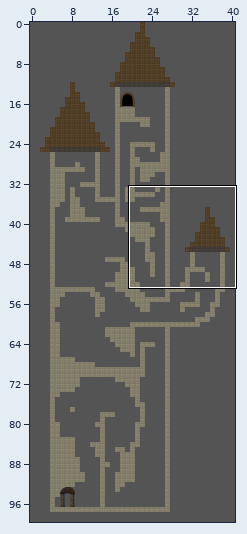
Tiled map, stored at res/level/ppuzzle04/ppuzzle04.tmx. Above, an overview of the earlier version with the close-up marked.
Close-up. Before:
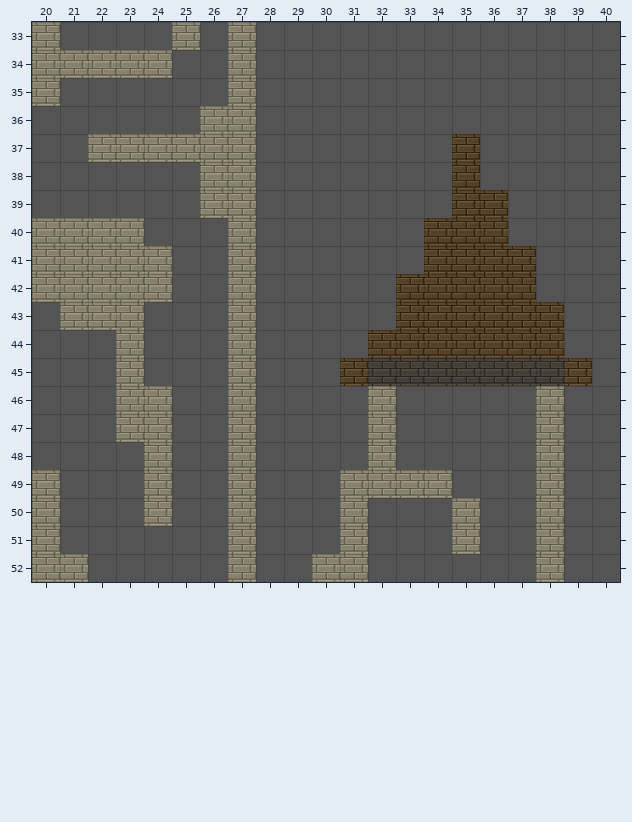
Cells are 50x50 px. Shown: x 20..40, y 33..52. The commit also changed other parts of the map, which this record leaves out.
Once edited:
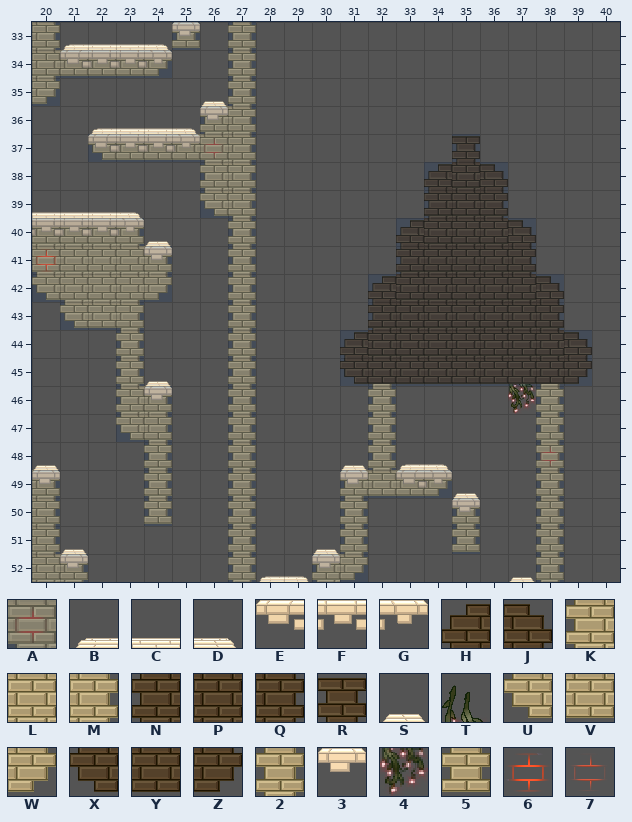
Key: from "tileset_level_ppuzzle04": A 0, B 3, C 4, D 5, E 31, F 32, G 33, H 62, J 64, K 87, L 88, M 89, N 90, P 91, Q 92, R 94, S 95, T 112, U 115, V 116, W 117, X 118, Y 119, Z 120, 2 121, 3 123, 4 140, 5 149, 6 151, 7 152.
_ is an empty cell, . an unchanged one.
Tiles of an added or newly shown layer are drawn over the layers below it.
See-through tiles are keyed as they look on the map.
Changes in this commit:
--- layer "BG 1" (added)
@@ x 20..39 @@
-33 _......_............
-34 ......._............
-35 _......_............
-36 ......__............
-37 ..______......._....
-38 ......__......___...
-39 ......._......___...
-40 ____..._....._____..
-41 _..._.._....._____..
-42 ......._...._______.
-43 ..._..._...._______.
-44 ..._..._..._________
-45 ..._..._...__....__.
-46 ...__.._...._....__.
-47 ...._.._...._....._.
-48 ...._.._...._....._.
-49 _..._.._..._......_.
-50 _..._.._..._..._.._.
-51 _......_..._..._.._.
-52 ._....._.._......._.
+33 M......2............
+34 .......2............
+35 W......2............
+36 ......KM............
+37 ..UVVVKM.......R....
+38 ......KM......HPJ...
+39 .......2......NPQ...
+40 LLLM...2.....HPPPJ..
+41 K...M..2.....NPPPQ..
+42 .......2....HPPPPPJ.
+43 ...2...2....NPPPPPQ.
+44 ...2...2...HPPPPPPPJ
+45 ...2...2...X2....T2.
+46 ...KM..2....2....42.
+47 ....2..2....2.....2.
+48 ....2..2....2.....2.
+49 M...2..2...2......2.
+50 M...5..2...2...2..2.
+51 M......2...2...5..2.
+52 .M.....2..K.......2.
--- layer "BG 2"
@@ x 20..25 @@
-33 ....._
-34 .____.
-35 _.....
+33 .....5
+34 .VVVW.
+35 W.....
@@ x 22..26 @@
-37 _____
+37 UVVVV
@@ x 26..27 @@
-39 __
+39 UW
@@ x 20..24 @@
-41 _....
-42 _..._
-43 .___.
+41 V....
+42 U...W
+43 .UVW.
@@ x 23..39 @@
-45 ._......_________
-46 ._...............
-47 __...............
+45 .S......XYYYYYYYZ
+46 .3...............
+47 UW...............
@@ x 31..34 @@
-49 ____
+49 UVVW
@@ x 30..31 @@
-52 __
+52 UW
--- layer "BG walls" (removed)
@@ x 20..38 @@
-33 L....L.L...........
-34 .LLLL..L...........
-35 L......L...........
-36 ......LL...........
-37 ..LLLLLL...........
-38 ......LL...........
-39 ......LL...........
-40 LLLL...L...........
-41 L...L..L...........
-42 L...L..L...........
-43 .LLL...L...........
-44 ...L...L...........
-45 ...L...L...........
-46 ...LL..L....L.....L
-47 ...LL..L....L.....L
-48 ....L..L....L.....L
-49 L...L..L...LLLL...L
-50 L...L..L...L...L..L
-51 L......L...L...L..L
-52 .L.....L..LL......L
+33 _...._._...........
+34 .____.._...........
+35 _......_...........
+36 ......__...........
+37 ..______...........
+38 ......__...........
+39 ......__...........
+40 ____..._...........
+41 _..._.._...........
+42 _..._.._...........
+43 .___..._...........
+44 ..._..._...........
+45 ..._..._...........
+46 ...__.._...._....._
+47 ...__.._...._....._
+48 ...._.._...._....._
+49 _..._.._...____..._
+50 _..._.._..._..._.._
+51 _......_..._..._.._
+52 ._....._..__......_
--- layer "BG decorative" (removed)
@@ x 31..39 @@
-37 ....P....
-38 ....P....
-39 ....PP...
-40 ...PPP...
-41 ...PPPP..
-42 ..PPPPP..
-43 ..PPPPPP.
-44 .PPPPPPP.
-45 PPPPPPPPP
+37 ...._....
+38 ...._....
+39 ....__...
+40 ...___...
+41 ...____..
+42 .._____..
+43 ..______.
+44 ._______.
+45 _________
--- layer "BG 3" (added)
@@ x 21..26 @@
-33 _____.
-34 ____..
-35 ....._
-36 ._____
-37 .____.
+33 BCCD3.
+34 EFFG..
+35 .....S
+36 .BCCD3
+37 .EFFG.
@@ x 20..24 @@
-39 ____.
-40 _____
-41 ...._
+39 CCCD.
+40 FFFGS
+41 ....3
@@ x 20..37 @@
-48 _.........._.__...
-49 _.........._.___..
-50 ..............._..
-51 ._........_.......
-52 ._......___......_
+48 S..........S.BD...
+49 3..........3.EGS..
+50 ...............3..
+51 .S........S.......
+52 .3......BD3......S
--- layer "BG 4" (added)
@@ x 26..26 @@
-37 _
+37 7
@@ x 20..20 @@
-41 _
+41 6
@@ x 38..38 @@
-48 _
+48 7
--- layer "collidable"
@@ x 31..39 @@
-37 ...._....
-38 ...___...
-39 ...___...
-40 .._____..
-41 .._____..
-42 ._______.
-43 ._______.
-44 _________
-45 _......._
+37 ....A....
+38 ...AAA...
+39 ...AAA...
+40 ..AAAAA..
+41 ..AAAAA..
+42 .AAAAAAA.
+43 .AAAAAAA.
+44 AAAAAAAAA
+45 A.......A
Changed places in both close-ups, as pixel boxes (x1, y1, x2, y2):
changed: (32, 22, 592, 582)
